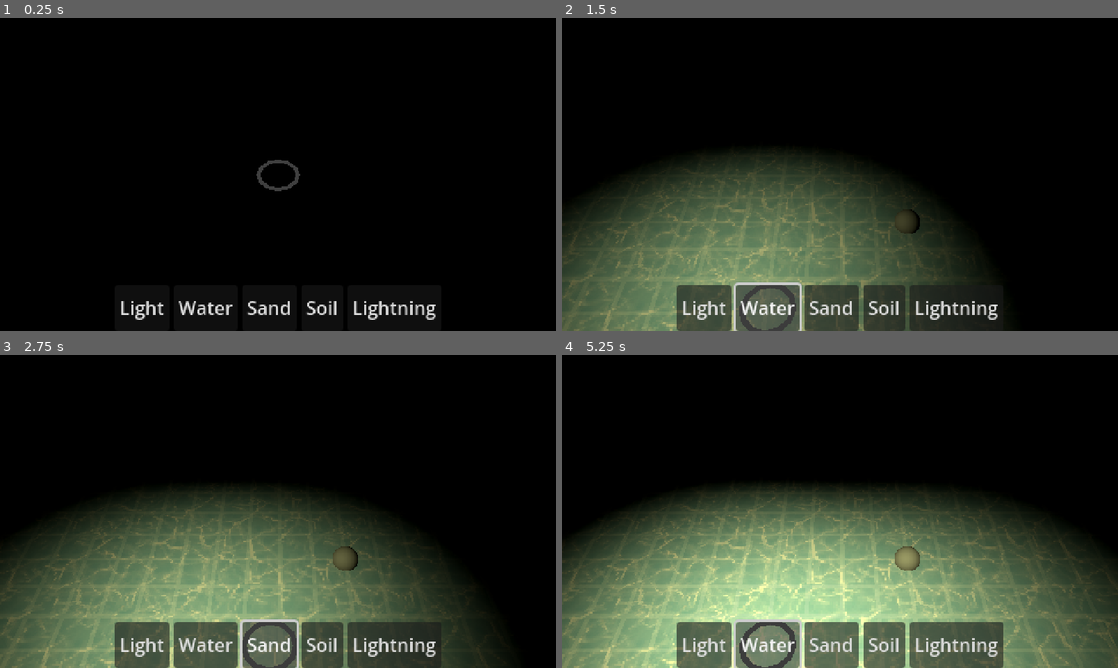
Above: before the commit, frames 1-4 (two rows, left to right).
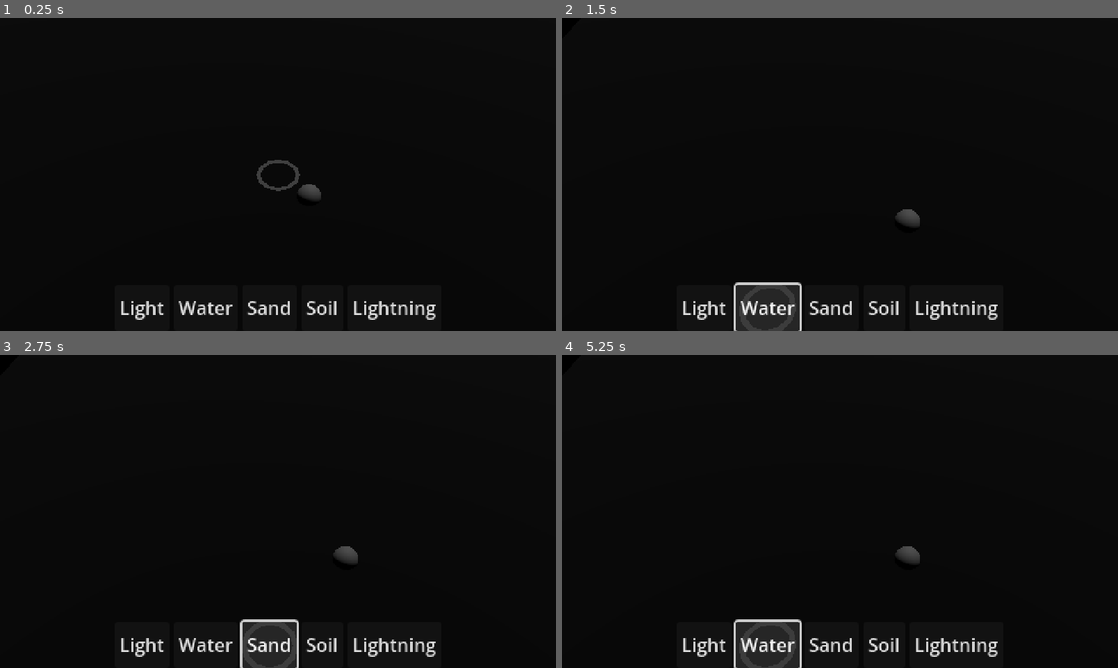
Above: after the commit, the same moments.

Repository: nulture/micro_jam_017_islands
Game: Godot game, scene res://scenes/world.tscn
The game is run twice, just before and just after one commit, with the same random seed, the same clock (stepped at 60 frames per second) and the same inputs.
Inputs:
- Up to frame 1 (0.25 s): no input
- Up to frame 2 (1.5 s): click "Light" at 0.5 s; click "Water" at 1.25 s
- Up to frame 3 (2.75 s): click "Sand" at 2 s
- Up to frame 4 (5.25 s): click "Soil" at 2.75 s; click "Lightning" at 3.5 s; click "Light" at 4.25 s; click "Water" at 5 s

The runs differ from the first frame. In frame 1, 0.2% of the frame differs, in the area x 46-58%, y 53-59%; in frame 2, 32%; in frame 3, 38%; in frame 4, 49%, in the area x 0-100%, y 42-100%.

Commit message:
Workin on the terraformer

Diff:
--- a/assets/materials/void_grid.tres
+++ b/assets/materials/void_grid.tres
@@ -1,7 +1,7 @@
 [gd_resource type="ShaderMaterial" load_steps=3 format=3 uid="uid://dsrd6ulm7f4fx"]
 
 [ext_resource type="Shader" uid="uid://8fyn4icg3n44" path="res://assets/shaders/parallax_plane.tres" id="1_7wa3n"]
-[ext_resource type="Texture2D" uid="uid://0tjlbxl5y8cw" path="res://assets/textures/tile.png" id="2_4ujpq"]
+[ext_resource type="Texture2D" uid="uid://0tjlbxl5y8cw" path="res://assets/textures/t_grid_alpha.png" id="2_4ujpq"]
 
 [resource]
 render_priority = 0
--- /dev/null
+++ b/assets/materials/world_terrain.tres
@@ -0,0 +1,13 @@
+[gd_resource type="ShaderMaterial" load_steps=4 format=3 uid="uid://dr8yjj626e2f4"]
+
+[ext_resource type="Shader" uid="uid://bux13181thg4m" path="res://assets/shaders/world_terrain.tres" id="1_enfaq"]
+[ext_resource type="Texture2D" uid="uid://dcrjc8p1lpn6w" path="res://assets/textures/t_grid_bw.png" id="2_xx626"]
+
+[sub_resource type="ImageTexture" id="ImageTexture_dv5pg"]
+
+[resource]
+render_priority = 0
+shader = ExtResource("1_enfaq")
+shader_parameter/uv_scale = Vector2(16, 16)
+shader_parameter/height = SubResource("ImageTexture_dv5pg")
+shader_parameter/albedo = ExtResource("2_xx626")
--- /dev/null
+++ b/assets/shaders/world_terrain.tres
@@ -0,0 +1,140 @@
+[gd_resource type="VisualShader" load_steps=16 format=3 uid="uid://bux13181thg4m"]
+
+[ext_resource type="Texture2D" uid="uid://dcrjc8p1lpn6w" path="res://assets/textures/t_grid_bw.png" id="1_yq6vl"]
+
+[sub_resource type="VisualShaderNodeParameterRef" id="VisualShaderNodeParameterRef_cf63i"]
+parameter_name = "height"
+param_type = 9
+
+[sub_resource type="VisualShaderNodeTexture" id="VisualShaderNodeTexture_u6b0j"]
+source = 5
+texture = ExtResource("1_yq6vl")
+texture_type = 1
+
+[sub_resource type="VisualShaderNodeVectorDecompose" id="VisualShaderNodeVectorDecompose_8o0o6"]
+default_input_values = [0, Quaternion(0, 0, 0, 0)]
+op_type = 2
+
+[sub_resource type="VisualShaderNodeTexture2DParameter" id="VisualShaderNodeTexture2DParameter_03eg1"]
+parameter_name = "albedo"
+texture_filter = 1
+
+[sub_resource type="VisualShaderNodeInput" id="VisualShaderNodeInput_molju"]
+input_name = "uv"
+
+[sub_resource type="VisualShaderNodeVectorOp" id="VisualShaderNodeVectorOp_8de3y"]
+default_input_values = [0, Vector2(0, 0), 1, Vector2(0, 0)]
+op_type = 0
+operator = 2
+
+[sub_resource type="VisualShaderNodeVec2Parameter" id="VisualShaderNodeVec2Parameter_0f7xa"]
+parameter_name = "uv_scale"
+default_value_enabled = true
+default_value = Vector2(1, 1)
+
+[sub_resource type="VisualShaderNodeTexture" id="VisualShaderNodeTexture_wwknw"]
+source = 5
+
+[sub_resource type="VisualShaderNodeTexture2DParameter" id="VisualShaderNodeTexture2DParameter_ybj1y"]
+parameter_name = "height"
+color_default = 1
+texture_repeat = 2
+
+[sub_resource type="VisualShaderNodeTexture" id="VisualShaderNodeTexture_e363y"]
+source = 5
+
+[sub_resource type="VisualShaderNodeVectorDecompose" id="VisualShaderNodeVectorDecompose_1f2wy"]
+default_input_values = [0, Quaternion(0, 0, 0, 0)]
+op_type = 2
+
+[sub_resource type="VisualShaderNodeVectorCompose" id="VisualShaderNodeVectorCompose_kgwac"]
+
+[sub_resource type="VisualShaderNodeInput" id="VisualShaderNodeInput_v4kuw"]
+input_name = "vertex"
+
+[sub_resource type="VisualShaderNodeVectorDecompose" id="VisualShaderNodeVectorDecompose_7hx1m"]
+
+[resource]
+code = "shader_type spatial;
+render_mode blend_mix, depth_draw_opaque, cull_back, diffuse_lambert, specular_schlick_ggx;
+
+uniform sampler2D height : hint_default_black, repeat_disable;
+
+
+
+void vertex() {
+// Input:6
+	vec3 n_out6p0 = VERTEX;
+
+
+// VectorDecompose:7
+	float n_out7p0 = n_out6p0.x;
+	float n_out7p1 = n_out6p0.y;
+	float n_out7p2 = n_out6p0.z;
+
+
+	vec4 n_out3p0;
+// Texture2D:3
+	n_out3p0 = texture(height, UV);
+
+
+// VectorDecompose:4
+	float n_out4p0 = n_out3p0.x;
+	float n_out4p1 = n_out3p0.y;
+	float n_out4p2 = n_out3p0.z;
+	float n_out4p3 = n_out3p0.w;
+
+
+// VectorCompose:5
+	vec3 n_out5p0 = vec3(n_out7p0, n_out4p0, n_out7p2);
+
+
+// Output:0
+	VERTEX = n_out5p0;
+
+
+}
+
+void fragment() {
+	vec4 n_out9p0;
+// Texture2D:9
+	n_out9p0 = texture(height, UV);
+
+
+// Output:0
+	ALBEDO = vec3(n_out9p0.xyz);
+
+
+}
+"
+graph_offset = Vector2(-434.349, 205.234)
+nodes/vertex/2/node = SubResource("VisualShaderNodeTexture2DParameter_ybj1y")
+nodes/vertex/2/position = Vector2(-660, 140)
+nodes/vertex/3/node = SubResource("VisualShaderNodeTexture_e363y")
+nodes/vertex/3/position = Vector2(-320, 140)
+nodes/vertex/4/node = SubResource("VisualShaderNodeVectorDecompose_1f2wy")
+nodes/vertex/4/position = Vector2(-80, 140)
+nodes/vertex/5/node = SubResource("VisualShaderNodeVectorCompose_kgwac")
+nodes/vertex/5/position = Vector2(100, 140)
+nodes/vertex/6/node = SubResource("VisualShaderNodeInput_v4kuw")
+nodes/vertex/6/position = Vector2(-660, 460)
+nodes/vertex/7/node = SubResource("VisualShaderNodeVectorDecompose_7hx1m")
+nodes/vertex/7/position = Vector2(-151, 442)
+nodes/vertex/connections = PackedInt32Array(2, 0, 3, 2, 3, 0, 4, 0, 5, 0, 0, 0, 4, 0, 5, 1, 6, 0, 7, 0, 7, 0, 5, 0, 7, 2, 5, 2)
+nodes/fragment/2/node = SubResource("VisualShaderNodeTexture_u6b0j")
+nodes/fragment/2/position = Vector2(-160, 200)
+nodes/fragment/3/node = SubResource("VisualShaderNodeVectorDecompose_8o0o6")
+nodes/fragment/3/position = Vector2(116.305, 298.037)
+nodes/fragment/4/node = SubResource("VisualShaderNodeTexture2DParameter_03eg1")
+nodes/fragment/4/position = Vector2(-560, 220)
+nodes/fragment/5/node = SubResource("VisualShaderNodeInput_molju")
+nodes/fragment/5/position = Vector2(-840, -40)
+nodes/fragment/6/node = SubResource("VisualShaderNodeVectorOp_8de3y")
+nodes/fragment/6/position = Vector2(-460, 0)
+nodes/fragment/7/node = SubResource("VisualShaderNodeVec2Parameter_0f7xa")
+nodes/fragment/7/position = Vector2(-820, 100)
+nodes/fragment/9/node = SubResource("VisualShaderNodeTexture_wwknw")
+nodes/fragment/9/position = Vector2(-180, 500)
+nodes/fragment/10/node = SubResource("VisualShaderNodeParameterRef_cf63i")
+nodes/fragment/10/position = Vector2(-540, 580)
+nodes/fragment/connections = PackedInt32Array(2, 0, 3, 0, 4, 0, 2, 2, 5, 0, 6, 0, 6, 0, 2, 0, 7, 0, 6, 1, 9, 0, 0, 0, 10, 0, 9, 2)
--- a/scenes/player_cursor.tscn
+++ b/scenes/player_cursor.tscn
@@ -1,6 +1,7 @@
-[gd_scene load_steps=6 format=3 uid="uid://bagdyfnn5e2og"]
+[gd_scene load_steps=7 format=3 uid="uid://bagdyfnn5e2og"]
 
 [ext_resource type="Script" path="res://scripts/player_cursor.gd" id="1_lxjdj"]
+[ext_resource type="PackedScene" uid="uid://dhrtwdrxxt3f" path="res://scenes/player_tools/tool_sand.tscn" id="2_eniv1"]
 [ext_resource type="PackedScene" uid="uid://b3emtkoliqfm" path="res://scenes/player_tools/tool_light.tscn" id="2_wrebh"]
 [ext_resource type="PackedScene" uid="uid://br680u1gnecxx" path="res://scenes/player_tools/tool_rain.tscn" id="3_qvq1l"]
 
@@ -18,7 +19,7 @@
 script = ExtResource("1_lxjdj")
 mouse_plane = Plane(0, 1, 0, 0)
 stick_speed = 5.0
-player_tools = Array[PackedScene]([ExtResource("2_wrebh"), ExtResource("3_qvq1l")])
+player_tools = Array[PackedScene]([ExtResource("2_eniv1"), ExtResource("2_wrebh"), ExtResource("3_qvq1l")])
 
 [node name="mesh_instance_3d" type="MeshInstance3D" parent="."]
 transform = Transform3D(1, 0, 0, 0, 0.1, 0, 0, 0, 1, 0, 0, 0)
--- /dev/null
+++ b/scenes/player_tools/tool_sand.tscn
@@ -0,0 +1,9 @@
+[gd_scene load_steps=3 format=3 uid="uid://dhrtwdrxxt3f"]
+
+[ext_resource type="PackedScene" uid="uid://b1e4y82nhidct" path="res://scenes/player_tools/tool_base.tscn" id="1_aayfk"]
+[ext_resource type="Script" path="res://scripts/player_tools/tool_sand.gd" id="2_hunu4"]
+
+[node name="tool_sand" instance=ExtResource("1_aayfk")]
+script = ExtResource("2_hunu4")
+height = 0.05
+radius = 2.0
--- a/scenes/world.tscn
+++ b/scenes/world.tscn
@@ -1,10 +1,12 @@
-[gd_scene load_steps=9 format=3 uid="uid://bwln06s0mijil"]
+[gd_scene load_steps=12 format=3 uid="uid://bwln06s0mijil"]
 
 [ext_resource type="PackedScene" uid="uid://ck7mrxogelqqu" path="res://scenes/ui/items.tscn" id="1_418ir"]
 [ext_resource type="Script" path="res://scripts/world.gd" id="1_f4mcx"]
 [ext_resource type="PackedScene" uid="uid://kyw7ggafjjsx" path="res://scenes/player_camera.tscn" id="1_n7dex"]
 [ext_resource type="Material" uid="uid://dsrd6ulm7f4fx" path="res://assets/materials/void_grid.tres" id="3_8enyy"]
 [ext_resource type="Material" uid="uid://0v75n8kp07id" path="res://assets/materials/ocean.tres" id="3_j8q8g"]
+[ext_resource type="Material" uid="uid://dr8yjj626e2f4" path="res://assets/materials/world_terrain.tres" id="6_i5kdh"]
+[ext_resource type="Script" path="res://scripts/terrain.gd" id="7_uh1ch"]
 
 [sub_resource type="PlaneMesh" id="PlaneMesh_3vvqu"]
 material = ExtResource("3_8enyy")
@@ -16,22 +18,44 @@
 
 [sub_resource type="SphereMesh" id="SphereMesh_yvtc8"]
 
+[sub_resource type="PlaneMesh" id="PlaneMesh_ktp6w"]
+material = ExtResource("6_i5kdh")
+size = Vector2(40, 40)
+subdivide_width = 256
+subdivide_depth = 256
+
 [node name="world" type="Node3D" node_paths=PackedStringArray("ocean_rise_node")]
 script = ExtResource("1_f4mcx")
 ocean_rise_node = NodePath("camera_root")
+
+[node name="DirectionalLight3D" type="DirectionalLight3D" parent="."]
+transform = Transform3D(-0.866023, -0.433016, 0.250001, 0, 0.499998, 0.866027, -0.500003, 0.749999, -0.43301, 0, 0, 0)
+light_energy = 0.25
+shadow_enabled = true
 
 [node name="canvas_layer" type="CanvasLayer" parent="."]
 
 [node name="items" parent="canvas_layer" instance=ExtResource("1_418ir")]
 
 [node name="camera_root" parent="." instance=ExtResource("1_n7dex")]
+transform = Transform3D(1, 0, 0, 0, 1, 0, 0, 0, 1, 20, 0, 20)
 
 [node name="void_plane" type="MeshInstance3D" parent="camera_root"]
+visible = false
 mesh = SubResource("PlaneMesh_3vvqu")
 
 [node name="water_plane" type="MeshInstance3D" parent="camera_root"]
 transform = Transform3D(1, 0, 0, 0, 1, 0, 0, 0, 1, 0, -0.1, 0)
+visible = false
 mesh = SubResource("PlaneMesh_vryke")
 
 [node name="mesh_instance_3d" type="MeshInstance3D" parent="."]
+transform = Transform3D(1, 0, 0, 0, 1, 0, 0, 0, 1, 20, 0, 20)
 mesh = SubResource("SphereMesh_yvtc8")
+
+[node name="terrain" type="MeshInstance3D" parent="."]
+transform = Transform3D(1, 0, 0, 0, 1, 0, 0, 0, 1, 20, 0, 20)
+mesh = SubResource("PlaneMesh_ktp6w")
+script = ExtResource("7_uh1ch")
+known_size = 40.0
+pixels_per_unit = 25.6
--- /dev/null
+++ b/scripts/player_tools/player_tool_hold.gd
@@ -0,0 +1,17 @@
+class_name PlayerToolHold extends PlayerTool
+
+var is_active : bool
+
+# Called every frame. 'delta' is the elapsed time since the previous frame.
+func _process(delta: float) -> void:
+	if is_active :
+		process_hold(delta)
+
+func process_hold(delta: float) -> void :
+	pass
+
+func tool_press() -> void :
+	is_active = true
+
+func tool_release() -> void :
+	is_active = false
--- /dev/null
+++ b/scripts/player_tools/player_tool_terrain.gd
@@ -0,0 +1,13 @@
+class_name PlayerToolTerrain extends PlayerToolHold
+
+@export var paint_type : int = 0
+@export var height : float = 1.0
+@export var radius : float = 1.0
+@export var falloff : float = 0.0
+
+func _ready() -> void:
+	pass
+
+func process_hold(delta: float) -> void:
+	Terrain.inst.add_height(Vector2(global_position.x, global_position.z), height, radius, falloff)
+	pass
--- a/scripts/player_tools/tool_rain.gd
+++ b/scripts/player_tools/tool_rain.gd
@@ -1,21 +1,6 @@
-extends PlayerTool
+extends PlayerToolHold
 
 @export var ocean_rise_speed : float = 1.0
 
-var is_raining : bool
-
-# Called when the node enters the scene tree for the first time.
-func _ready() -> void:
-	pass # Replace with function body.
-
-
-# Called every frame. 'delta' is the elapsed time since the previous frame.
-func _process(delta: float) -> void:
-	if is_raining :
-		World.inst.ocean_rise_node.position.y += ocean_rise_speed * delta
-
-func tool_press() -> void :
-	is_raining = true
-
-func tool_release() -> void :
-	is_raining = false
+func process_hold(delta: float) -> void :
+	World.inst.ocean_rise_node.position.y += ocean_rise_speed * delta
--- /dev/null
+++ b/scripts/player_tools/tool_sand.gd
@@ -0,0 +1,8 @@
+extends PlayerToolTerrain
+
+func _ready() -> void:
+	pass
+
+func process_hold(delta: float) -> void:
+	super.process_hold(delta)
+	pass
--- /dev/null
+++ b/scripts/terrain.gd
@@ -0,0 +1,68 @@
+class_name Terrain extends MeshInstance3D
+
+@export var known_size : float = 1.0
+@export var pixels_per_unit : float = 1.0
+
+var image : Image
+var texture : ImageTexture
+
+static var inst : Terrain
+
+# Called when the node enters the scene tree for the first time.
+func _ready() -> void:
+	inst = self
+
+	var mat = mesh.surface_get_material(0) as ShaderMaterial
+	texture = mat.get_shader_parameter("height") as ImageTexture
+	print(texture)
+
+	var data = PackedByteArray()
+	data.resize(1024 * 1024 * 12)
+	image = Image.new()
+	image.set_data(1024, 1024, false, Image.FORMAT_RGBF, data)
+	texture.set_image(image)
+	pass # Replace with function body.
+
+func add_height(unit_position : Vector2, height : float, radius : float, falloff : float) -> void :
+	#print("unit_position: ", unit_position, ", unit_radius: ", radius)
+
+	unit_position -= Vector2.ONE * radius * 0.5
+	radius *= pixels_per_unit
+	unit_position *= pixels_per_unit
+	var unit_center = unit_position
+
+	var rect_position = Vector2i(unit_position)
+	var rect_center = Vector2i(unit_center)
+	var rect_size : int = ceil(radius * 2)
+
+	#print("pixel_position: ", rect_position, ", pixel_radius: ", radius)
+
+	for ix in rect_size :
+		var x = rect_position.x + ix
+		if x < 0 :
+			continue
+		elif x >= image.get_width() :
+			continue
+		for iy in rect_size :
+			var y = rect_position.y + iy
+			if y < 0 :
+				continue
+			elif y >= image.get_height() :
+				continue
+			var ipos = Vector2i(ix, iy)
+			var pos = Vector2i(x, y)
+			var dist = (ipos - rect_center).length()
+
+			if dist > radius : continue
+
+			var c = image.get_pixelv(pos)
+
+			c += Color(height, height, height)
+
+			image.set_pixelv(pos, c)
+
+	texture.set_image(image)
+
+# Called every frame. 'delta' is the elapsed time since the previous frame.
+func _process(delta: float) -> void:
+	pass
Renamed: assets/textures/tile.png -> assets/textures/t_grid_alpha.png
Not shown, added: assets/textures/t_grid_alpha.png.import
Binary file added: assets/textures/t_grid_bw.aseprite
Binary file added: assets/textures/t_grid_bw.png
Not shown, changed: assets/textures/t_grid_bw.png.import
